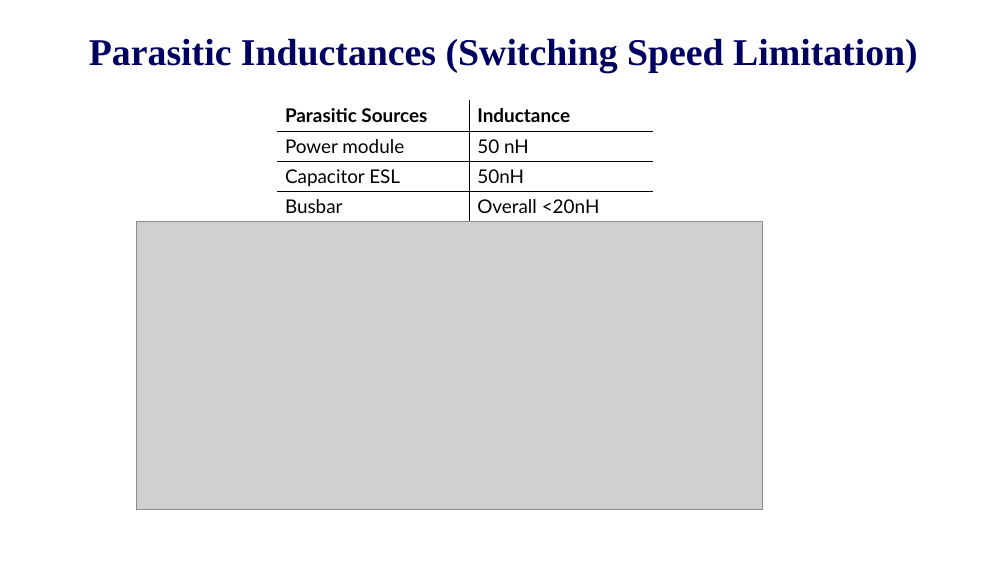
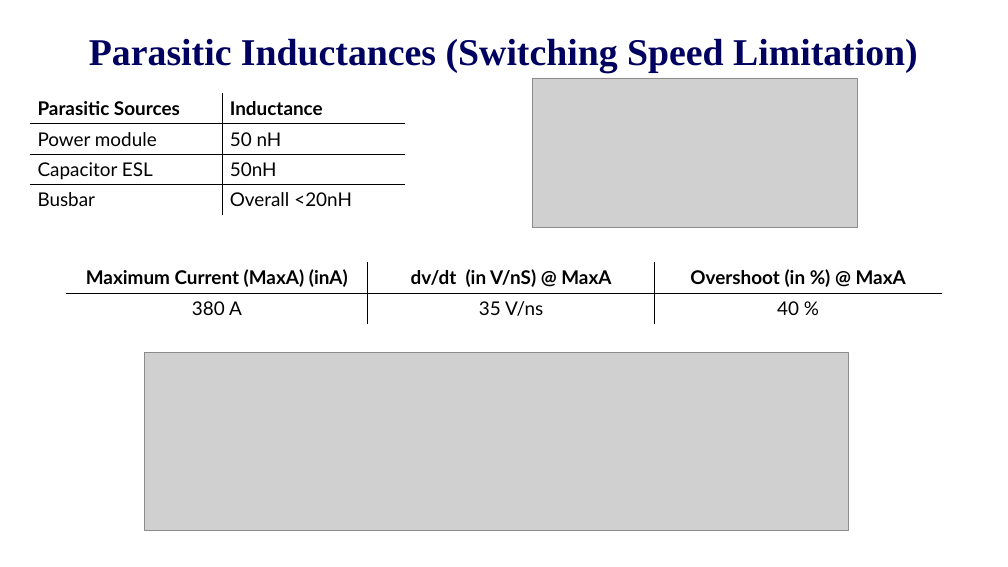
Before and after one commit to EnesAyaz/KTH, a slide deck: slide 7 of PresentationOfMeetings/Hemizero-2025-03-25/2025.03.25.Enes.pptx (slide 11 before the commit). Drawn at 1008x567 pixels with LibreOffice and Linux fonts; fonts in the diff are those of the drawing; grey boxes stand for pictures; background and template pictures are left out. Boxes give left, top, right and bottom in pixels: in the first picture for what was removed or moved away, otherwise in the second. Text is boxed around its words. In the diff, an @@ line names an element or a change of style, - is before the commit and + after.

```diff
--- a/PresentationOfMeetings/Hemizero-2025-03-25/2025.03.25.Enes.pptx
+++ b/PresentationOfMeetings/Hemizero-2025-03-25/2025.03.25.Enes.pptx
@@ picture: place and size @@
-picture at bbox=[136, 222, 763, 510]
+picture at bbox=[532, 78, 858, 228]
@@ table: place and size @@
-table at bbox=[278, 100, 653, 222]
+table at bbox=[30, 93, 405, 215]
@@ table added at bbox=[66, 262, 942, 324], 2 rows, 3 columns @@
+Maximum Current (MaxA) (inA) | dv/dt (in V/nS) @ MaxA | Overshoot (in %) @ MaxA
+380 A | 35 V/ns | 40 %
@@ picture added at bbox=[144, 352, 848, 530] @@
```
Also in this commit, not shown: 8 other slides changed, 13 slides removed, 7 other files.
